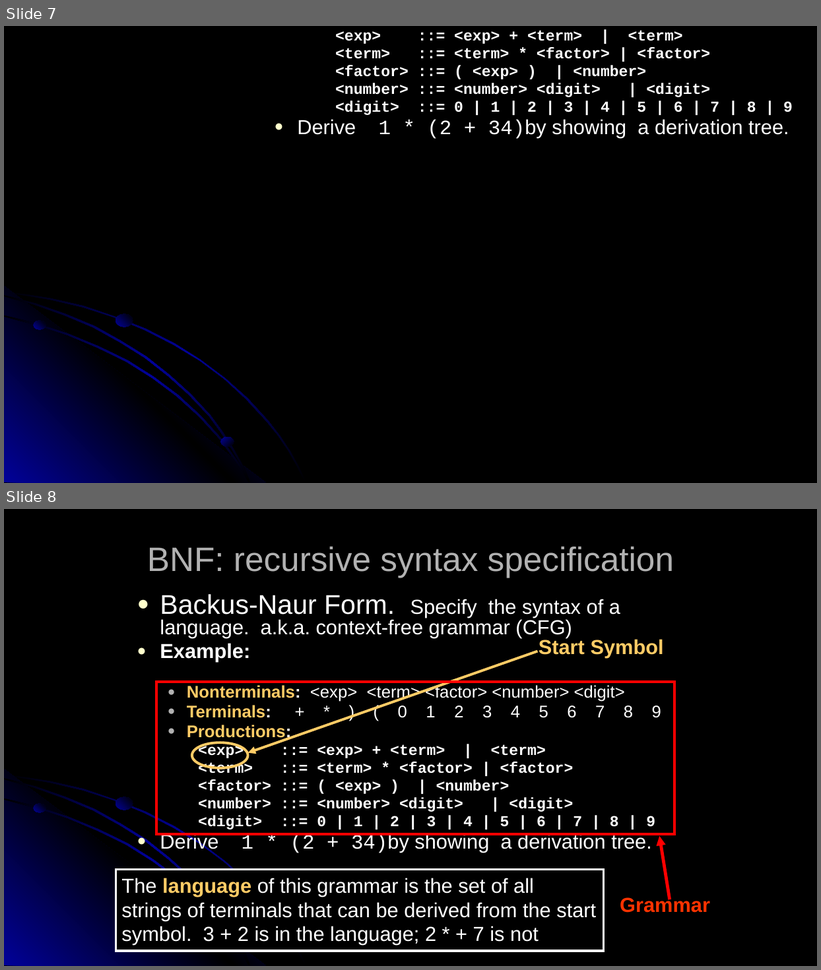
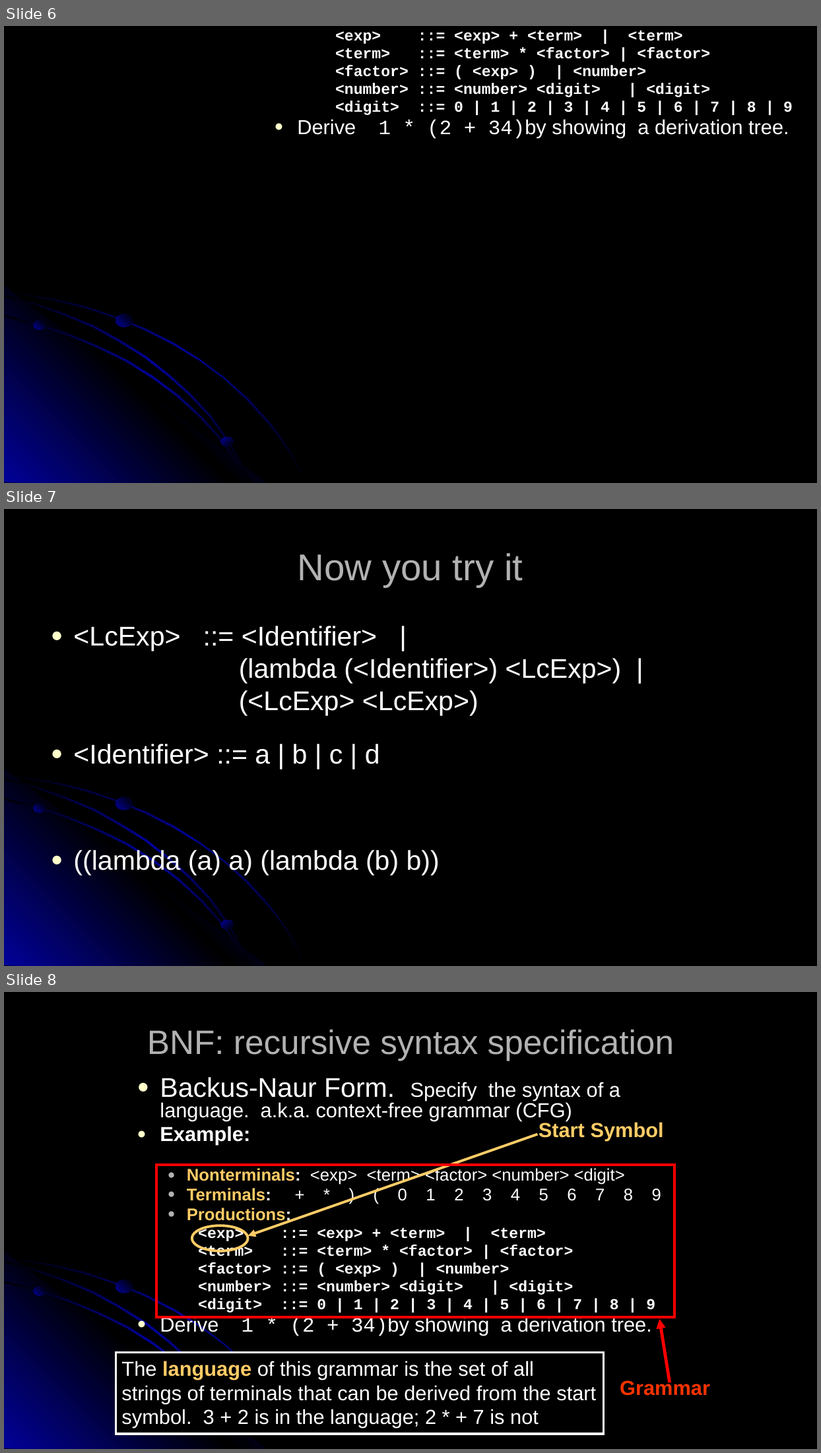
Before and after one commit to RHIT-CSSE/csse304, a slide deck: ClassMaterials/GrammarsAndLanguages/GrammarsAndLanguages.pptx. Shown one above the other, each under a label of ours: slides 7 and 8 before the commit, slides 6, 7 and 8 after it. The pictures are 821x970 and 821x1453 pixels, drawn with LibreOffice and Linux fonts; fonts in the diff are those of the drawing. Boxes give left, top, right and bottom in pixels: in the first picture for what was removed or moved away, otherwise in the second. Text is boxed around its words. In the diff, an @@ line names an element or a change of style, - is before the commit and + after.

```diff
--- a/ClassMaterials/GrammarsAndLanguages/GrammarsAndLanguages.pptx
+++ b/ClassMaterials/GrammarsAndLanguages/GrammarsAndLanguages.pptx
@@ slide 7 added at (4, 509, 817, 966), background #000000; not listed: 7 template elements that a slide beside it also shows @@
@@ title added at (298, 553, 523, 587), 44 pt, text #B2B2B2 @@
+Now you try it
@@ text added at (73, 626, 622, 876), 32 pt, text #FFFFFF @@
+● <LcExp> ::= <Identifier> |
+  (lambda (<Identifier>) <LcExp>) |
+  (<LcExp> <LcExp>)
+● <Identifier> ::= a | b | c | d
+● ((lambda (a) a) (lambda (b) b))
@@ what was slide 7 is now slide 6 @@
```
Also in this commit, not shown: 1 slide removed, 3 other files.
